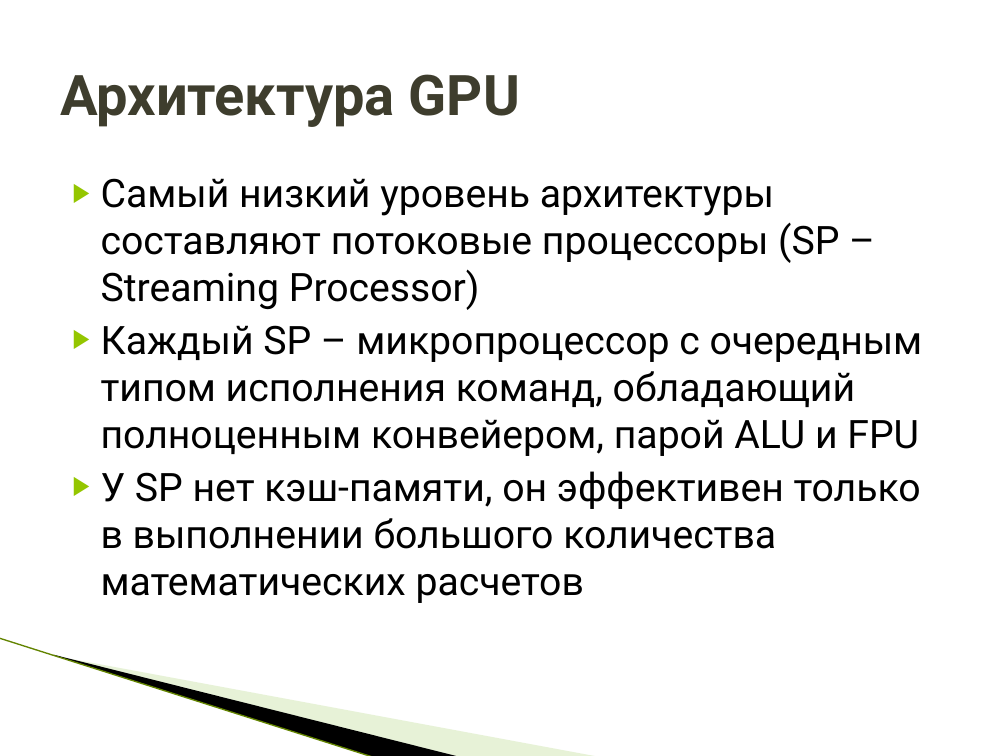
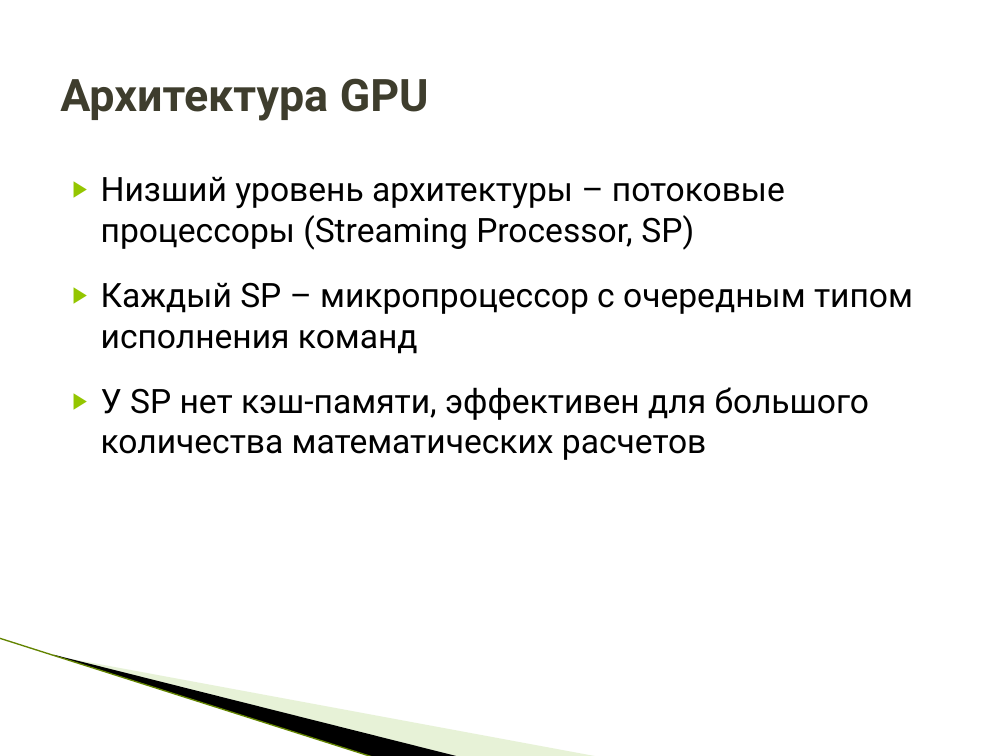
Before and after one commit to HPC-lab-ITIS/CUDA, a slide deck: slide 18 of materials/lec_0/lec_0.pptx (slide 16 before the commit). Drawn at 1008x756 pixels with LibreOffice and Linux fonts; fonts in the diff are those of the drawing; background and template pictures are left out. Boxes give left, top, right and bottom in pixels: in the first picture for what was removed or moved away, otherwise in the second. Text is boxed around its words. In the diff, an @@ line names an element or a change of style, - is before the commit and + after.

```diff
--- a/materials/lec_0/lec_0.pptx
+++ b/materials/lec_0/lec_0.pptx
@@ title "Архитектура GPU" at box(60, 78, 429, 121): size 40 to 32 pt @@
@@ text at box(101, 176, 913, 460): text changed; size 28 to 24 pt @@
-▶ Самый низкий уровень архитектуры составляют потоковые процессоры (SP – Streaming Processor)
-▶ Каждый SP – микропроцессор с очередным типом исполнения команд, обладающий полноценным конвейером, парой ALU и FPU
-▶ У SP нет кэш-памяти, он эффективен только в выполнении большого количества математических расчетов
+▶ Низший уровень архитектуры – потоковые процессоры (Streaming Processor, SP)
+▶ Каждый SP – микропроцессор с очередным типом исполнения команд
+▶ У SP нет кэш-памяти, эффективен для большого количества математических расчетов
```
Also in this commit, not shown: 12 other slides changed, 10 slides added, 17 slides removed, 3 other files.
